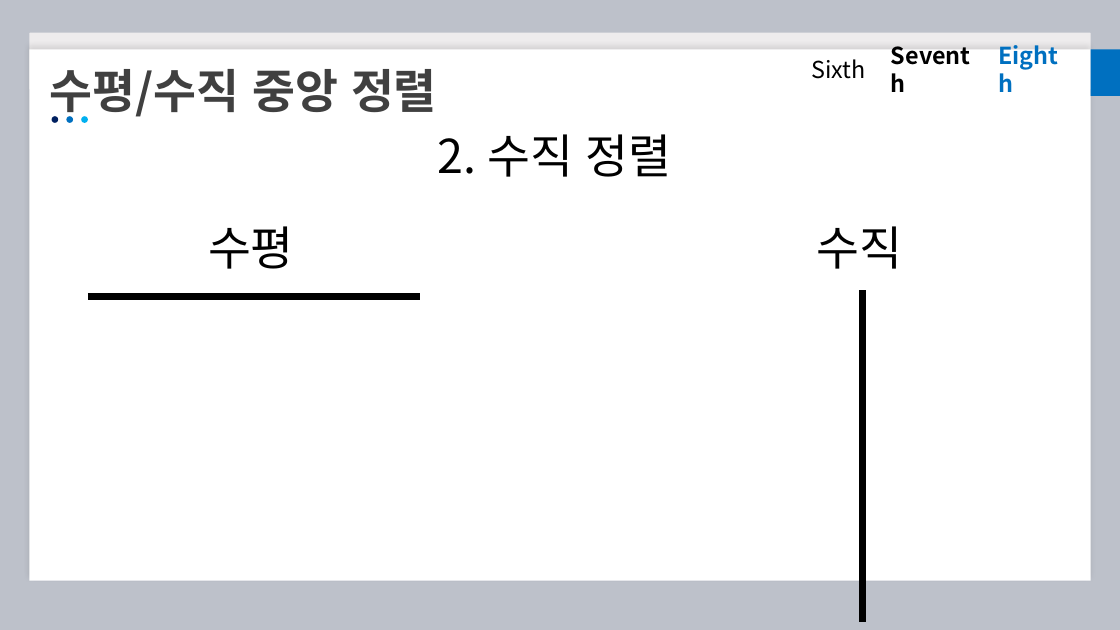
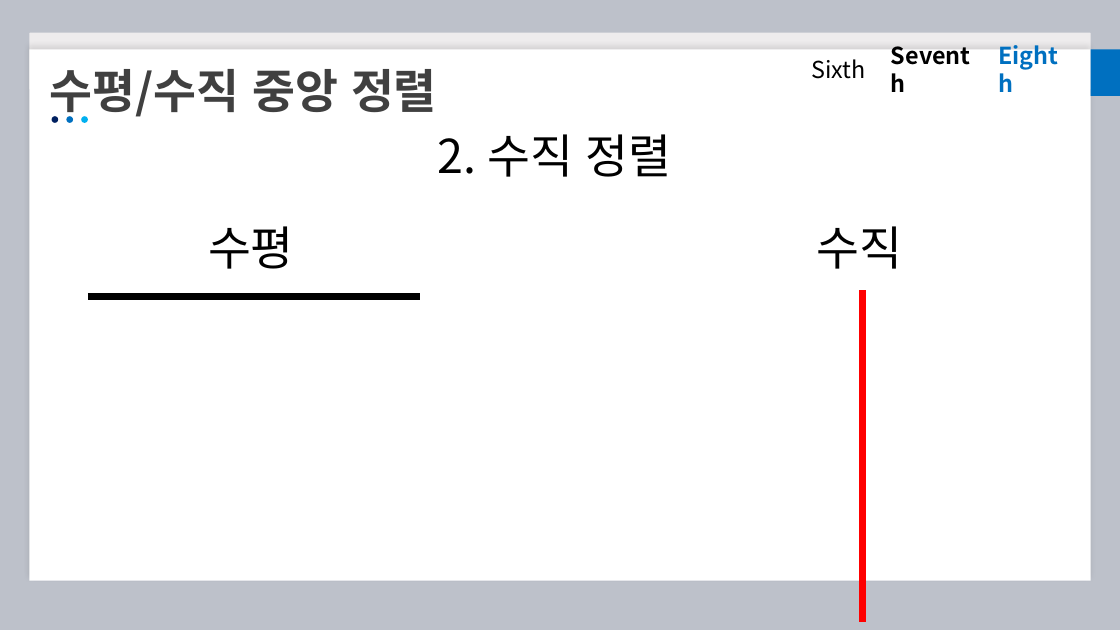
Before and after one commit to 4deld/IWOP_CSS_lectures, a slide deck: slide 43 of IWOP CSS LECTRUES/IWOP_CSS_4.pptx. Drawn at 1120x630 pixels with LibreOffice and Linux fonts; fonts in the diff are those of the drawing. Boxes give left, top, right and bottom in pixels: in the first picture for what was removed or moved away, otherwise in the second. Text is boxed around its words. In the diff, an @@ line names an element or a change of style, - is before the commit and + after.

```diff
--- a/IWOP CSS LECTRUES/IWOP_CSS_4.pptx
+++ b/IWOP CSS LECTRUES/IWOP_CSS_4.pptx
@@ line (863, 290) - (863, 623): stroke #000000 6 pt to #FF0000 6 pt @@
```
Also in this commit, not shown: 3 other slides changed.
